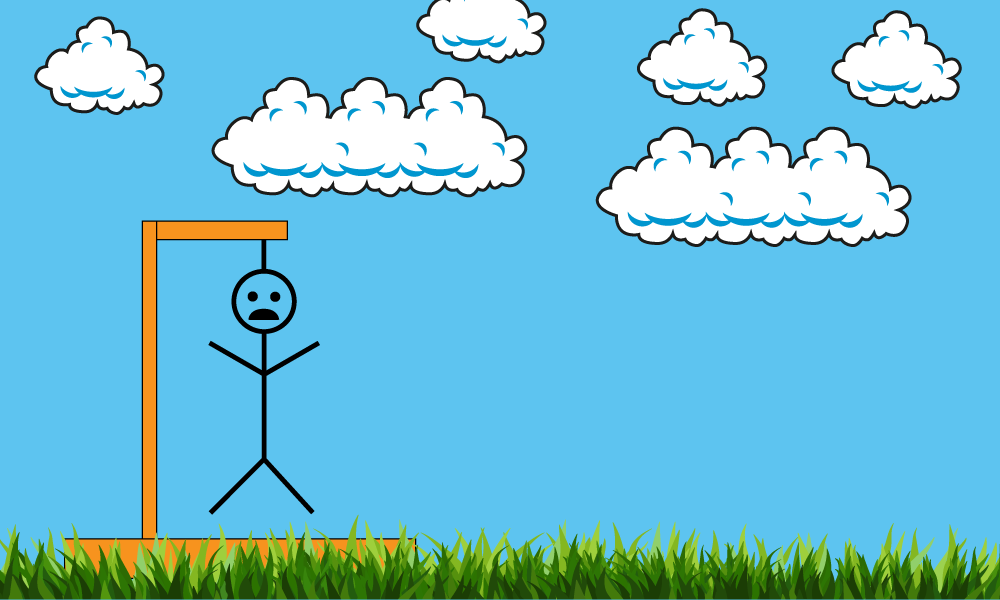
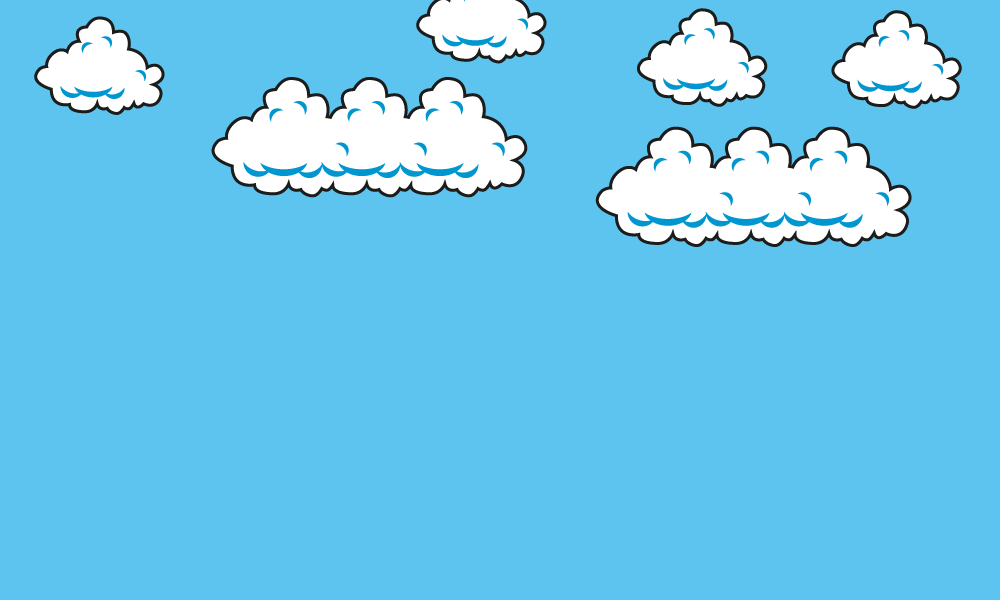
Comparing the layer stacks of the two 1000x600 images. Changes:
hid "Vector Smart Object" (1st of 4) over [0, 514, 1000, 600]
hid "Vector Smart Object" (3rd of 4) over [64, 220, 417, 579]
